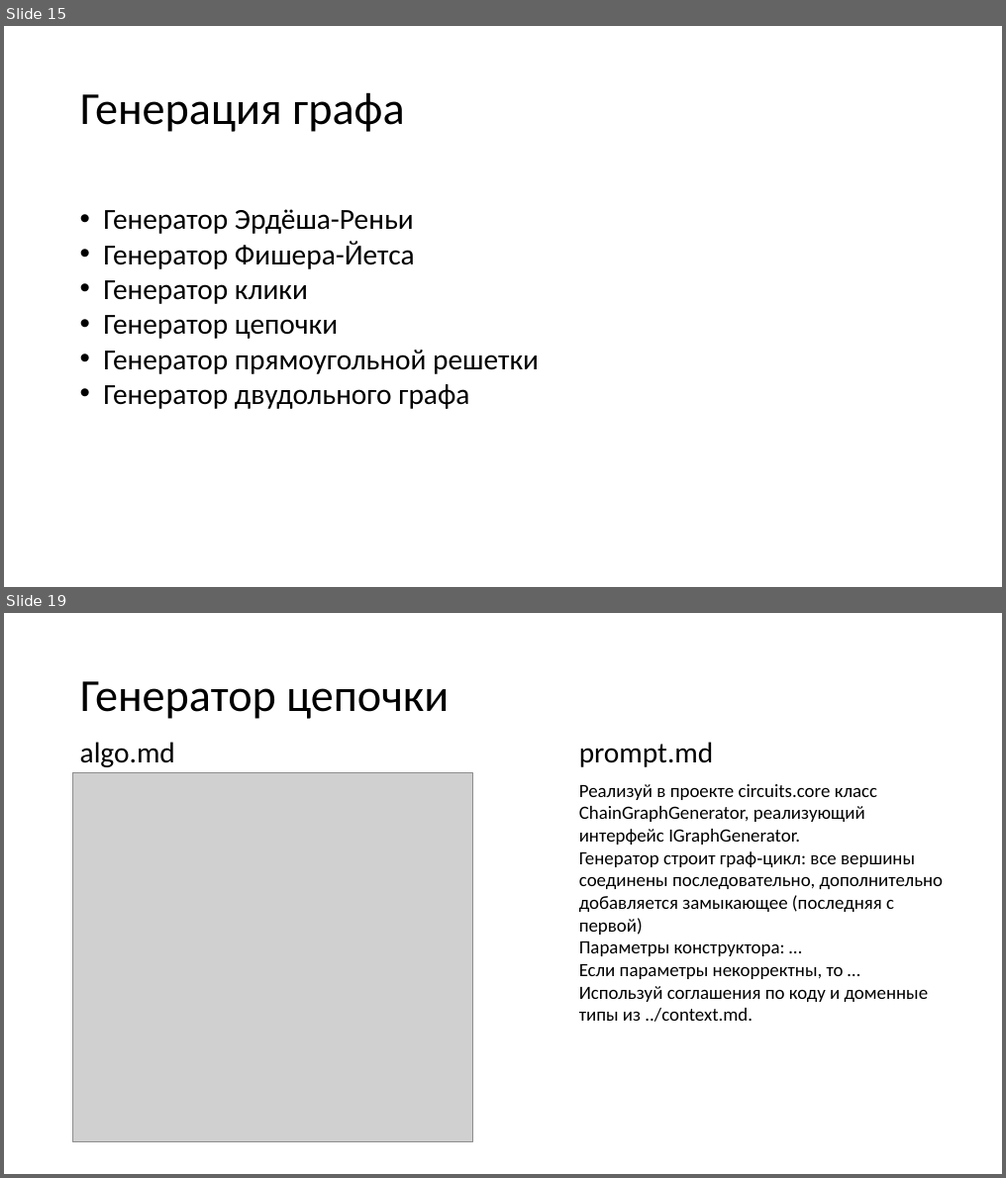
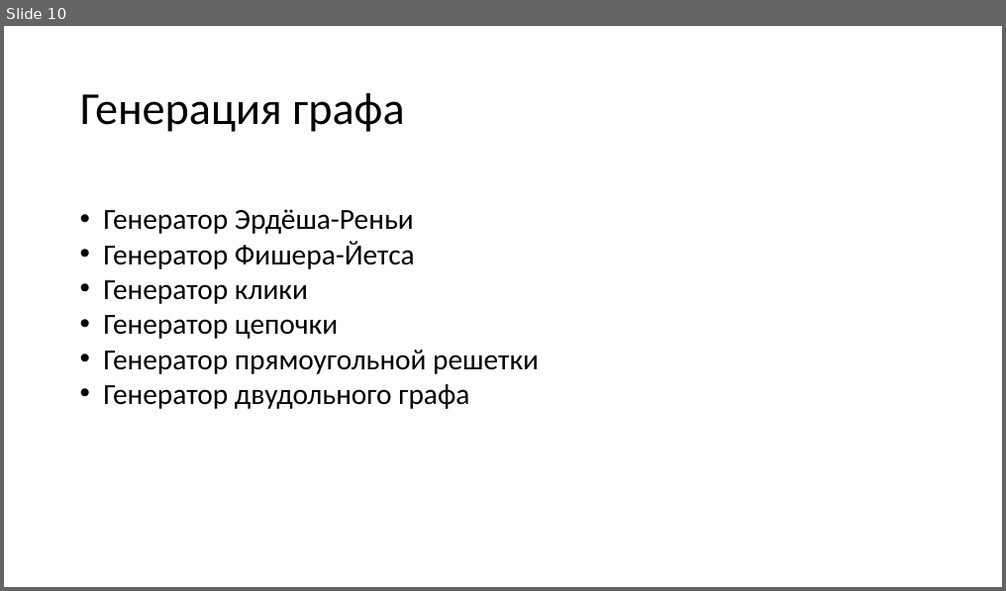
Before and after one commit to Sergho/circuits, a slide deck: presentation/presentation.pptx. Shown one above the other, each under a label of ours: slides 15 and 19 before the commit, slide 10 after it; the slides between them are not shown. The pictures are 1006x1178 and 1006x591 pixels, drawn with LibreOffice and Linux fonts; fonts in the diff are those of the drawing; grey boxes stand for pictures. Boxes give left, top, right and bottom in pixels: in the first picture for what was removed or moved away, otherwise in the second. Text is boxed around its words. In the diff, an @@ line names an element or a change of style, - is before the commit and + after.

```diff
--- a/presentation/presentation.pptx
+++ b/presentation/presentation.pptx
@@ slide 19 removed at (4,613,1002,1174), background #FFFFFF @@
@@ title removed at (80,681,449,719) @@
-Генератор цепочки
@@ text removed at (80,742,175,767) @@
-algo.md
@@ text removed at (579,742,714,767) @@
-prompt.md
@@ picture removed at (73,773,473,1143) @@
@@ text removed at (579,784,944,1022) @@
-Реализуй в проекте circuits.core класс ChainGraphGenerator, реализующий интерфейс IGraphGenerator.
-Генератор строит граф‑цикл: все вершины соединены последовательно, дополнительно добавляется замыкающее (последняя с первой)
-Параметры конструктора: …
-Если параметры некорректны, то …
-Используй соглашения по коду и доменные типы из ../context.md.
@@ what was slide 15 is now slide 10 @@
```
Also in this commit, not shown: 7 slides changed, 10 slides added, 1 other slide removed.
